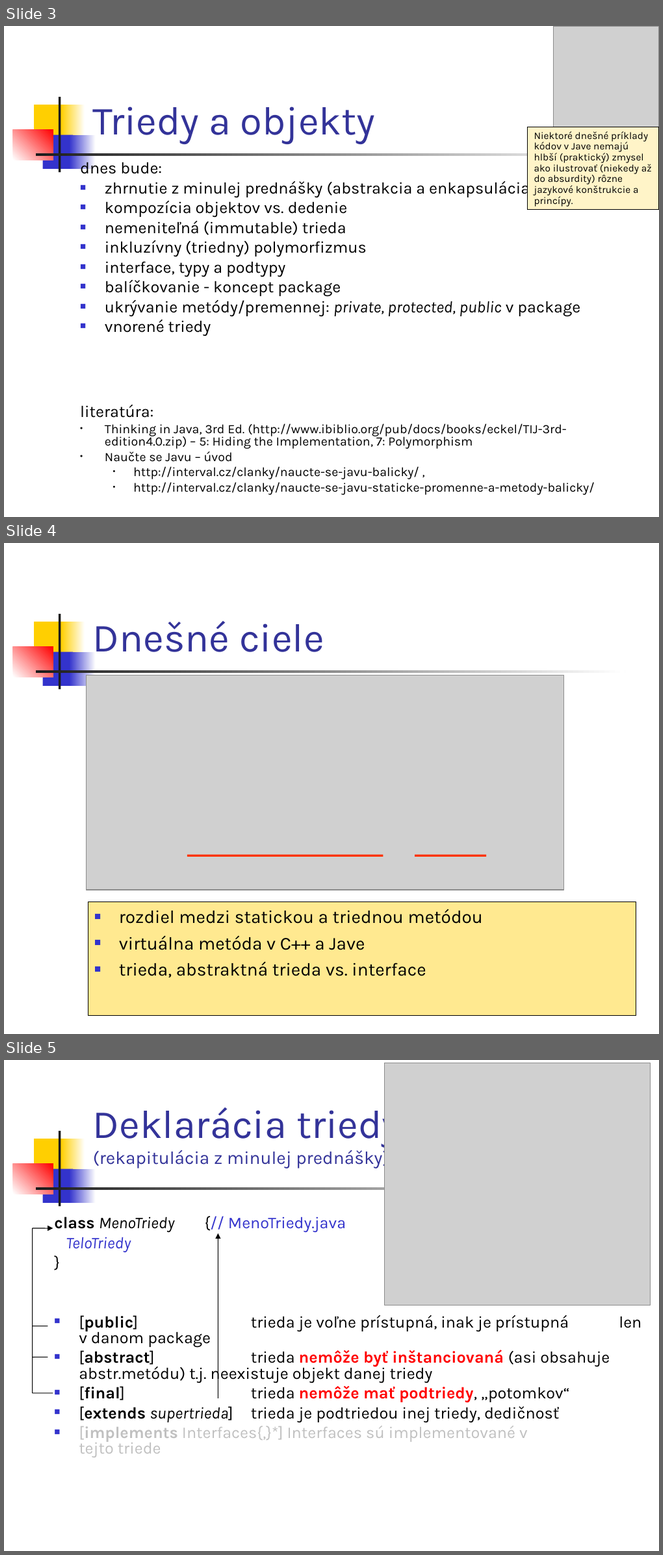
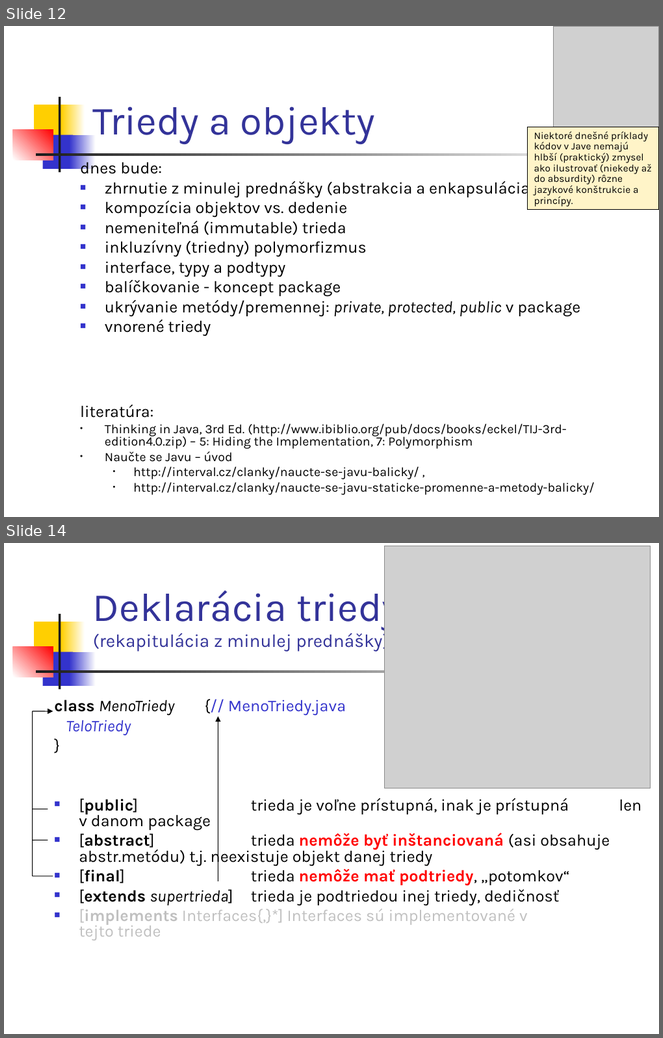
Before and after one commit to Programovanie4/Prednasky, a slide deck: 04/04_java.ppt. Shown one above the other, each under a label of ours: slides 3, 4 and 5 before the commit, slides 12 and 14 after it; the slides between them are not shown. The pictures are 663x1555 and 663x1038 pixels, drawn with LibreOffice and Linux fonts; fonts in the diff are those of the drawing; grey boxes stand for pictures. Boxes give left, top, right and bottom in pixels: in the first picture for what was removed or moved away, otherwise in the second. Text is boxed around its words. In the diff, an @@ line names an element or a change of style, - is before the commit and + after.

```diff
--- a/04/04_java.ppt
+++ b/04/04_java.ppt
@@ slide 4 removed at [4,543,659,1034], background #FFFFFF; not listed: 7 template elements that a slide beside it also shows @@
@@ title removed at [93,621,324,652] @@
-Dnešné ciele
@@ picture removed at [87,676,564,890] @@
@@ line removed from (187, 856) to (384, 856) @@
@@ line removed from (415, 856) to (486, 856) @@
@@ rectangle removed at [88,902,636,1016] @@
-■ rozdiel medzi statickou a triednou metódou
-■ virtuálna metóda v C++ a Jave
-■ trieda, abstraktná trieda vs. interface
@@ what was slide 3 is now slide 12 @@
@@ what was slide 5 is now slide 14 @@
```
Also in this commit, not shown: 1 slide changed, 11 slides added, 2 other files.
